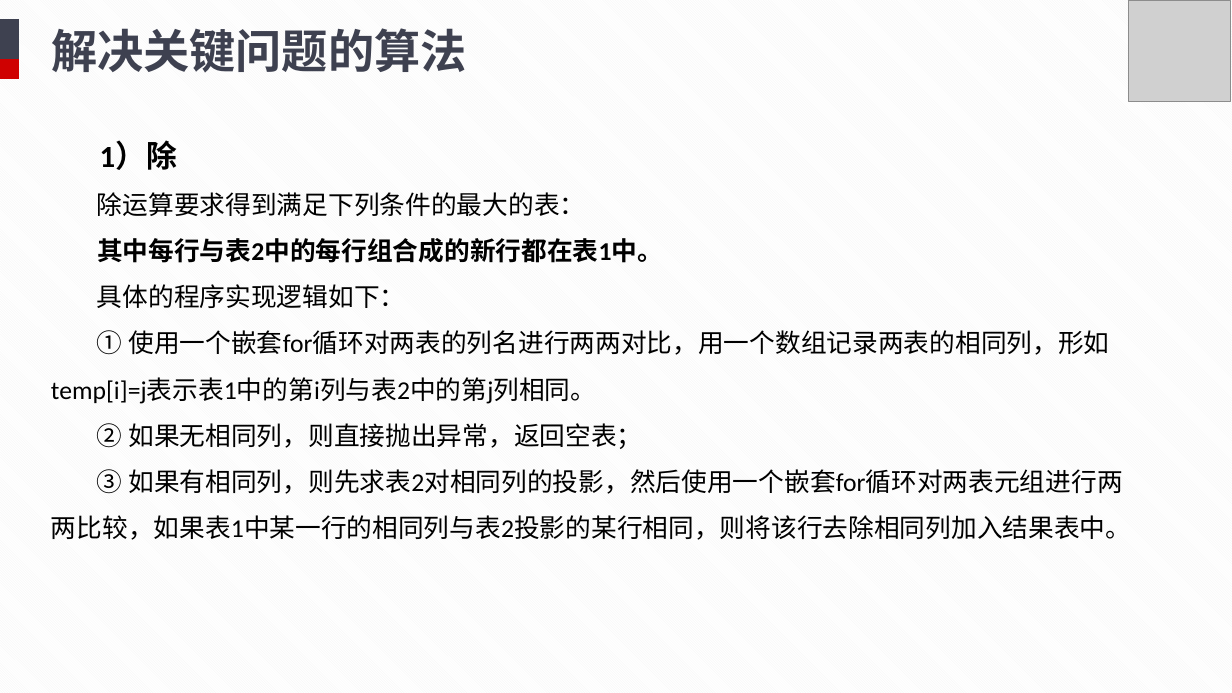
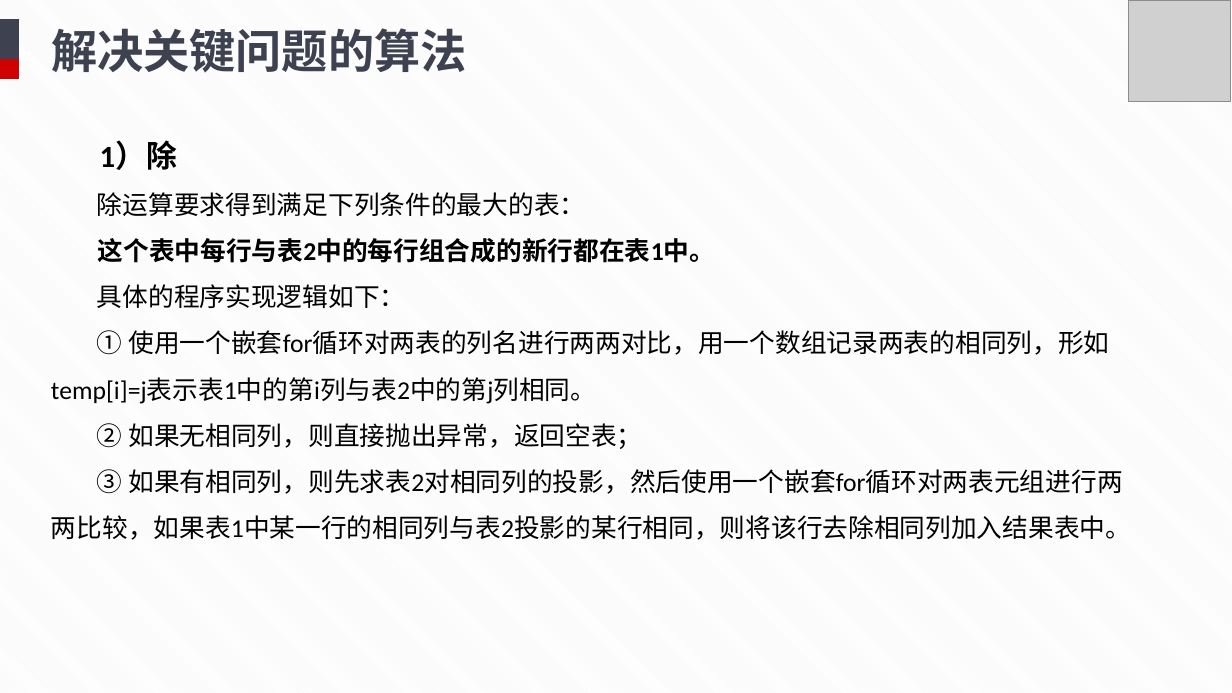
Before and after one commit to TuJin07/Relational-Algebra-Operation-System, a slide deck: slide 26 of doc/终期答辩.pptx (slide 24 before the commit). Drawn at 1232x693 pixels with LibreOffice and Linux fonts; fonts in the diff are those of the drawing; grey boxes stand for pictures. Boxes give left, top, right and bottom in pixels: in the first picture for what was removed or moved away, otherwise in the second. Text is boxed around its words. In the diff, an @@ line names an element or a change of style, - is before the commit and + after.

Commit message:
ppt

```diff
--- a/doc/终期答辩.pptx
+++ b/doc/终期答辩.pptx
@@ text at [98,238,716,263]: text changed @@
-其中每行与表2中的每行组合成的新行都在表1中。
+这个表中每行与表2中的每行组合成的新行都在表1中。
```
Also in this commit, not shown: 4 other slides changed, 2 slides added.
